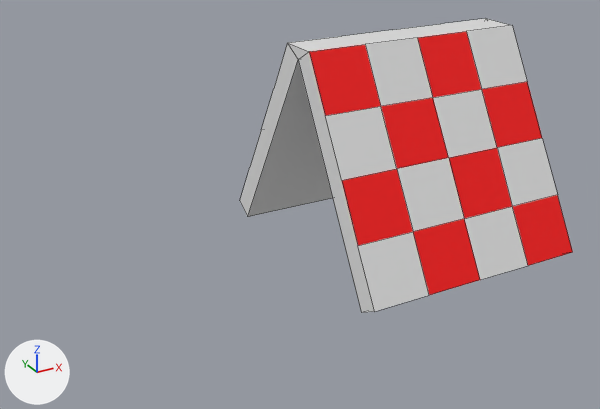
Renders of the Blender file Assets/Models/sign.blend from each side of a commit.
The view is the same before and after, from a camera (50 mm lens) standing at (-4.04, -5.57, 3.38) and looking at (-1.06, -0.14, 0.66). The axes (+X, +Y, +Z) are drawn at lower left. The lights are the same throughout. Mesh edges are drawn as thin lines.
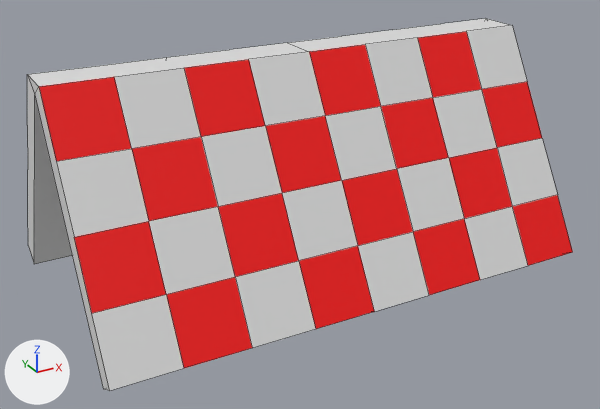
Where the change shows, as pixel boxes (x1, y1, x2, y2) in the pictures (600 x 409 px):
'Cube', reshaped (64% wider, 26% taller): before (240, 18, 573, 313); after (27, 18, 573, 391)
part 1 of me_cube, built on: before (240, 43, 375, 313); after (27, 43, 375, 391)

The change, as a list of edits to the scene's bpy script:
```text
Change me_cube:
    used by ob_cube; location = (0.0, 0.0, 0.0); scale = (1.0, 0.1, 1.0)
    remove me_cube.from_pydata(...)  # 56 vertices, 45 faces; spans x -1.0..1.0, y -11.7..11.7, z 0.1..1.9
    add me_cube.from_pydata(...)  # 99 vertices, 82 faces; spans x -3.0..1.0, y -11.7..11.7, z 0.1..1.9
    me_cube part 1
    3 faces are deleted
    3 vertices are added at (-3.0, 10.0, 0.1), (-3.0, 0.0, 1.8), (-3.0, -10.0, 0.1)
    10 new vertices lie (-0.5, 0.0, 0.0) away from vertices in x -1.0, y -11.7..11.7, z 0.2..1.9
    10 new vertices lie (-0.5, 0.0, 0.0) away from vertices in x -1.5, y -11.7..11.7, z 0.2..1.9
    10 new vertices lie (-0.5, 0.0, 0.0) away from vertices in x -2.0, y -11.7..11.7, z 0.2..1.9
    10 new vertices lie (-0.5, 0.0, 0.0) away from vertices in x -2.5, y -11.7..11.7, z 0.2..1.9
    24 new faces join them, mat_material (white #e7e7e7)
    16 new faces join them, mat_material_001 (red #ff0000)
```
